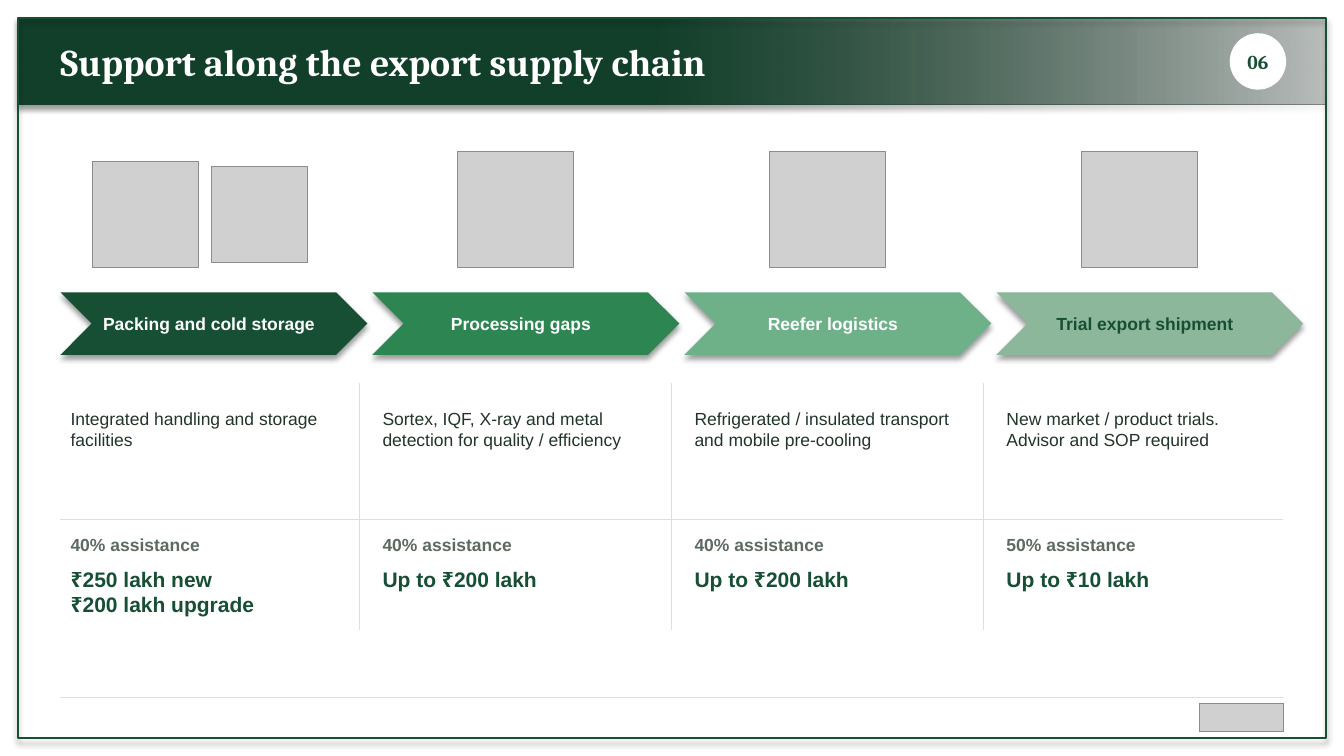
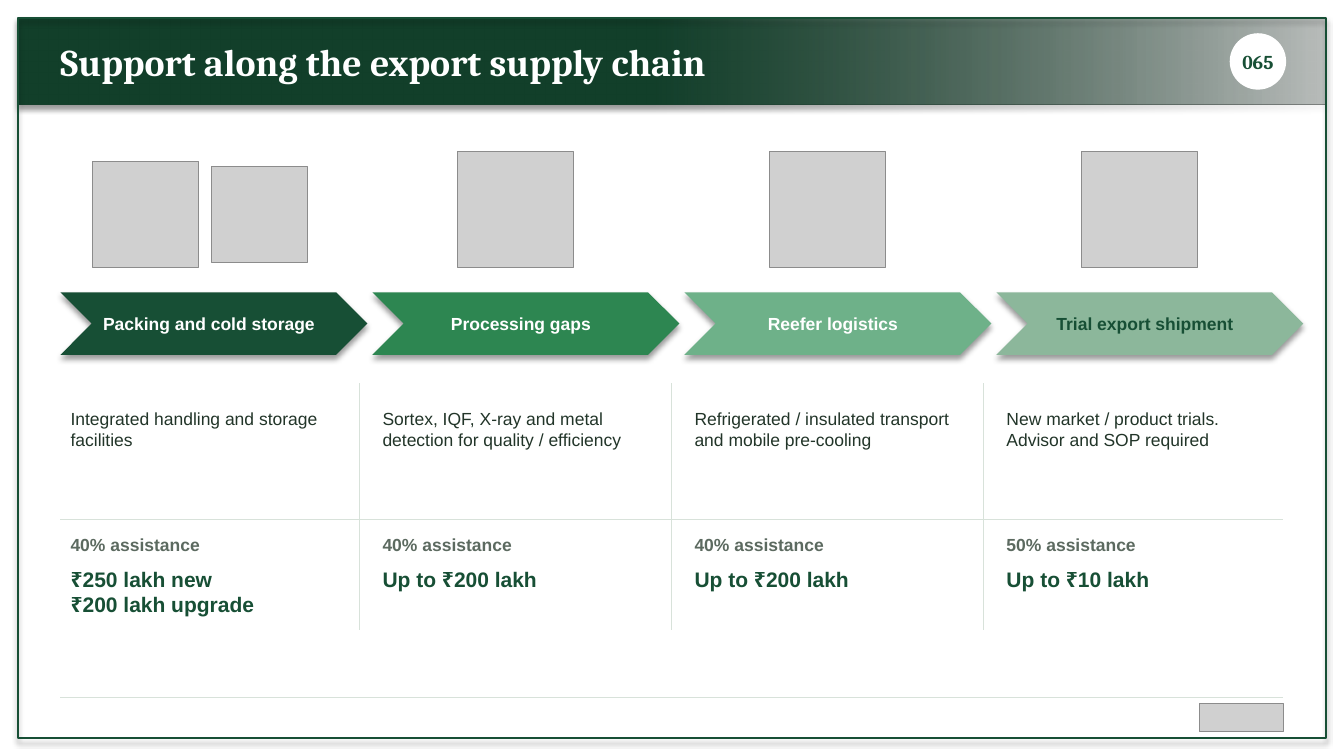
Before and after one commit to BantheFox012/FM, a slide deck: slide 6 of APEDA_BKNY.pptx. Drawn at 1344x756 pixels with LibreOffice and Linux fonts; fonts in the diff are those of the drawing; grey boxes stand for pictures. Boxes give left, top, right and bottom in pixels: in the first picture for what was removed or moved away, otherwise in the second. Text is boxed around its words. In the diff, an @@ line names an element or a change of style, - is before the commit and + after.

```diff
--- a/APEDA_BKNY.pptx
+++ b/APEDA_BKNY.pptx
@@ text at box(1242, 55, 1273, 69): text changed @@
-06
+065
```
Also in this commit, not shown: 12 other slides changed, 1 slide added, 1 slide removed.
